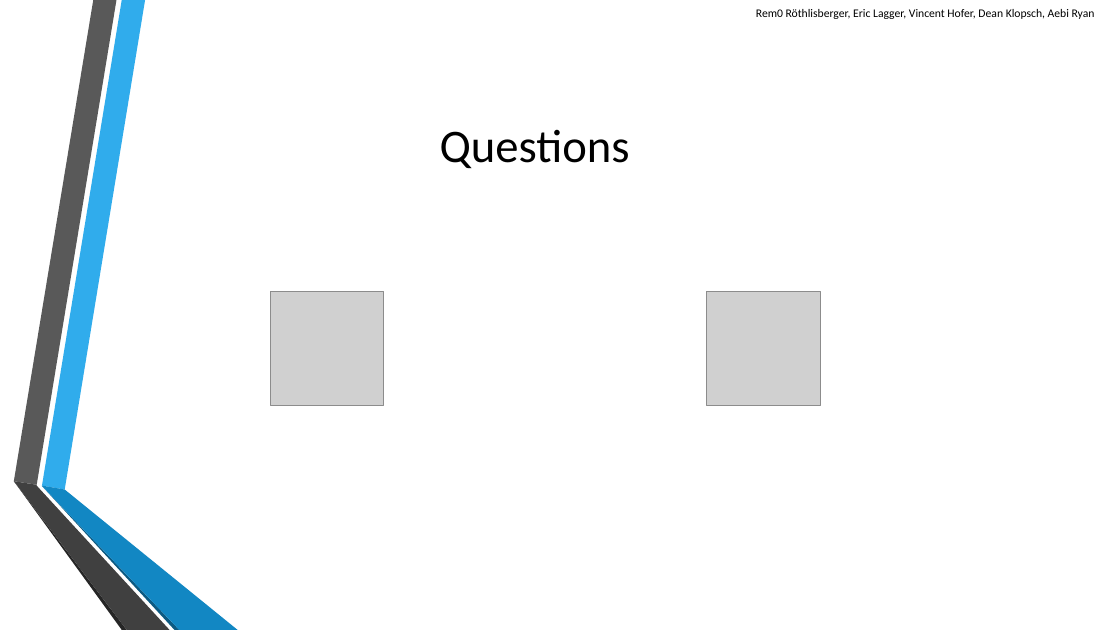
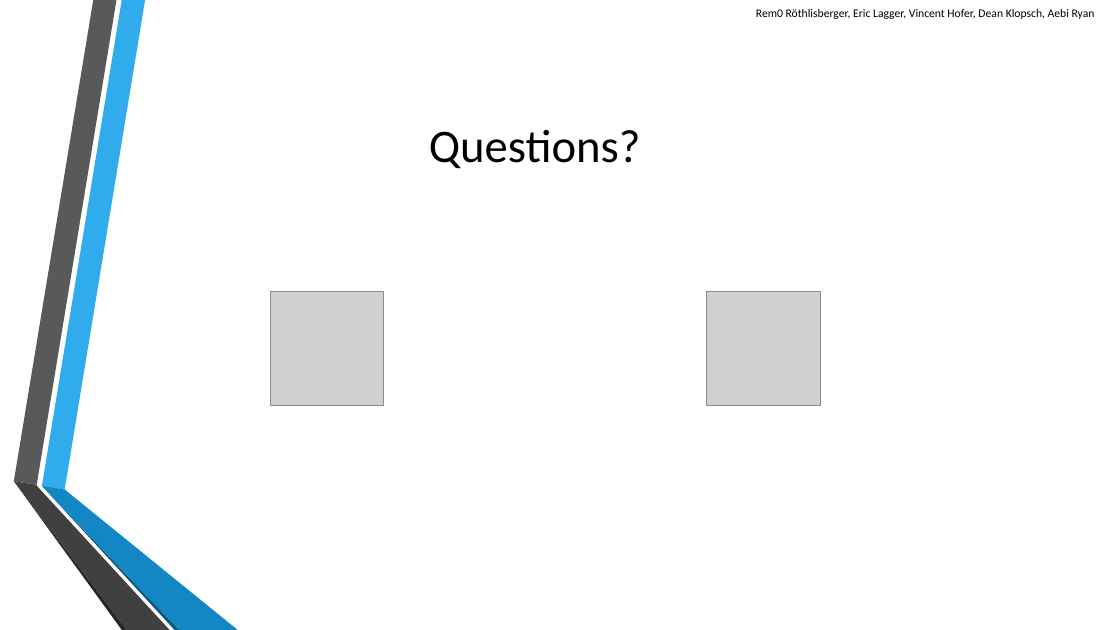
Before and after one commit to scg-unibe-ch/ese2016-team8, a slide deck: slide 23 of baseProject/presentation/Presentation-Team8.pptx (slide 22 before the commit). Drawn at 1120x630 pixels with LibreOffice and Linux fonts; fonts in the diff are those of the drawing; grey boxes stand for pictures; background and template pictures are left out. Boxes give left, top, right and bottom in pixels: in the first picture for what was removed or moved away, otherwise in the second. Text is boxed around its words. In the diff, an @@ line names an element or a change of style, - is before the commit and + after.

```diff
--- a/baseProject/presentation/Presentation-Team8.pptx
+++ b/baseProject/presentation/Presentation-Team8.pptx
@@ title at (x1=429, y1=129, x2=641, y2=169): text changed @@
-Questions
+Questions?
```
Also in this commit, not shown: 5 other slides changed, 2 slides added, 1 slide removed, 1 other file.
